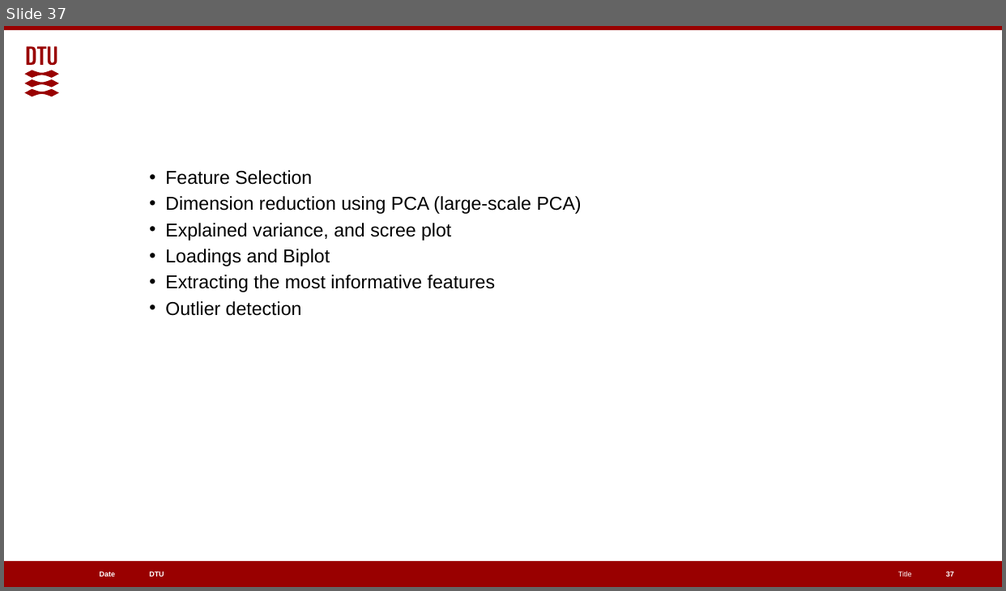
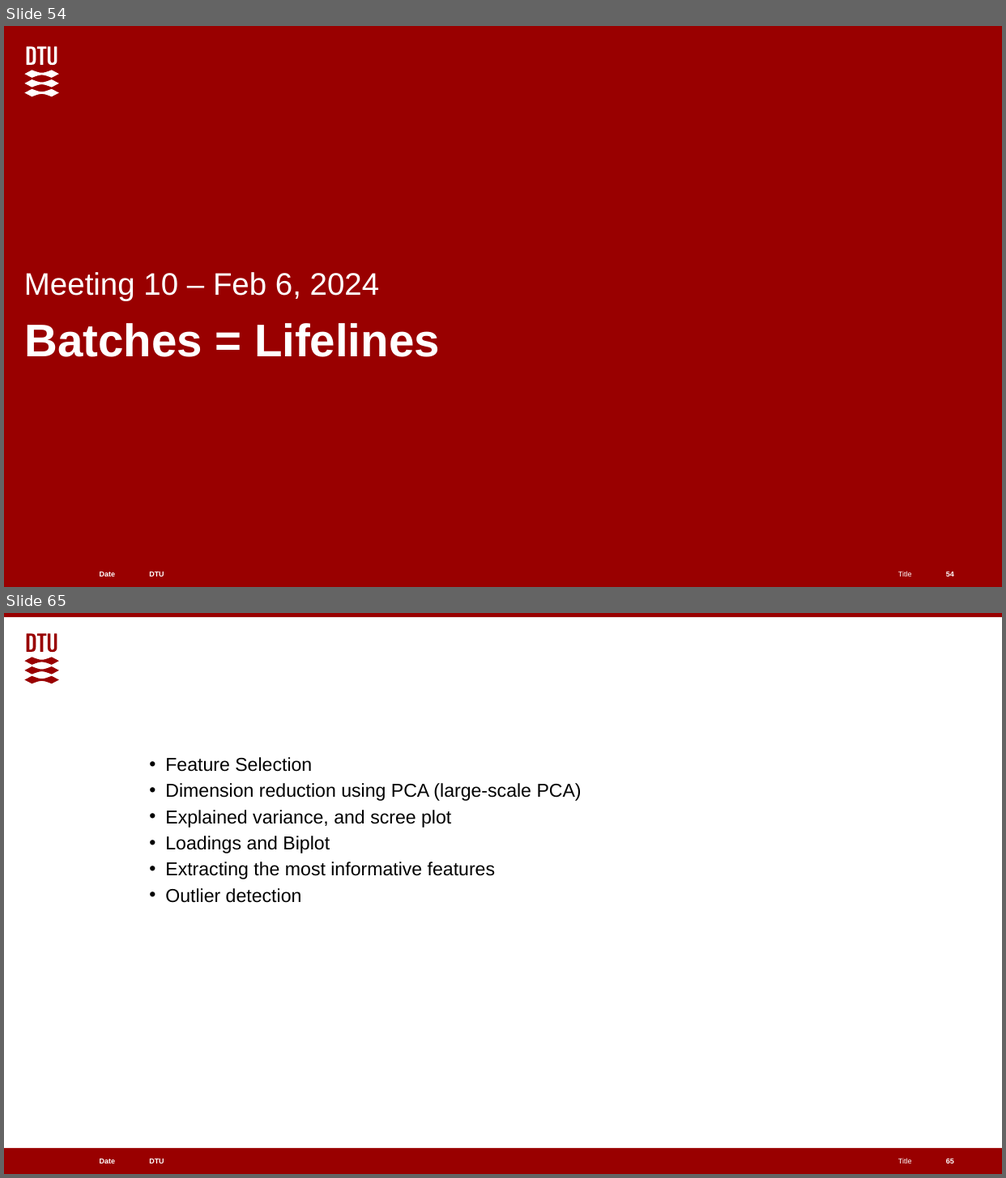
Before and after one commit to EGpineapples/Cell-Lifelines-Autoencoder, a slide deck: Classifying Metabolic Fluxes.pptx. Shown one above the other, each under a label of ours: slide 37 before the commit, slides 54 and 65 after it; the slides between them are not shown. The pictures are 1006x591 and 1006x1178 pixels, drawn with LibreOffice and Linux fonts; fonts in the diff are those of the drawing. Boxes give left, top, right and bottom in pixels: in the first picture for what was removed or moved away, otherwise in the second. Text is boxed around its words. In the diff, an @@ line names an element or a change of style, - is before the commit and + after.

```diff
--- a/Classifying Metabolic Fluxes.pptx
+++ b/Classifying Metabolic Fluxes.pptx
@@ slide 54 added at [4, 26, 1002, 587], background #990000; not listed: 5 template elements that a slide beside it also shows @@
@@ freeform shape added at [25, 47, 59, 97], fill #FFFFFF @@
@@ subtitle added at [24, 272, 380, 301], 30 pt, text #FFFFFF @@
+Meeting 10 – Feb 6, 2024
@@ title added at [24, 323, 440, 357], 44 pt, text #FFFFFF, bold @@
+Batches = Lifelines
@@ page number added at [946, 571, 954, 578], 7 pt, text #FFFFFF, bold @@
+54
@@ what was slide 37 is now slide 65 @@
@@ page number at [946, 1158, 954, 1165]: text changed @@
-37
+65
```
Also in this commit, not shown: 9 slides changed, 29 other slides added.
